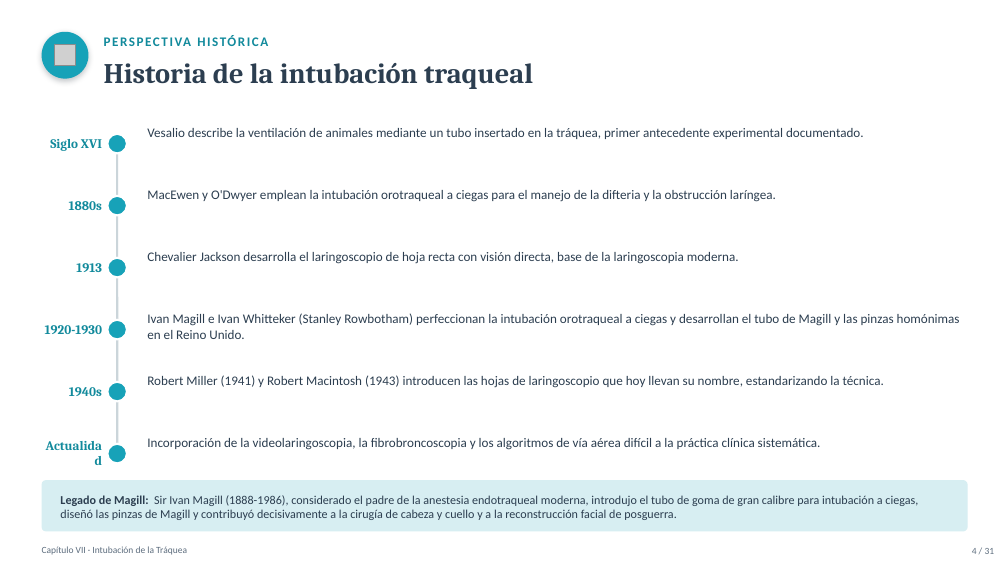
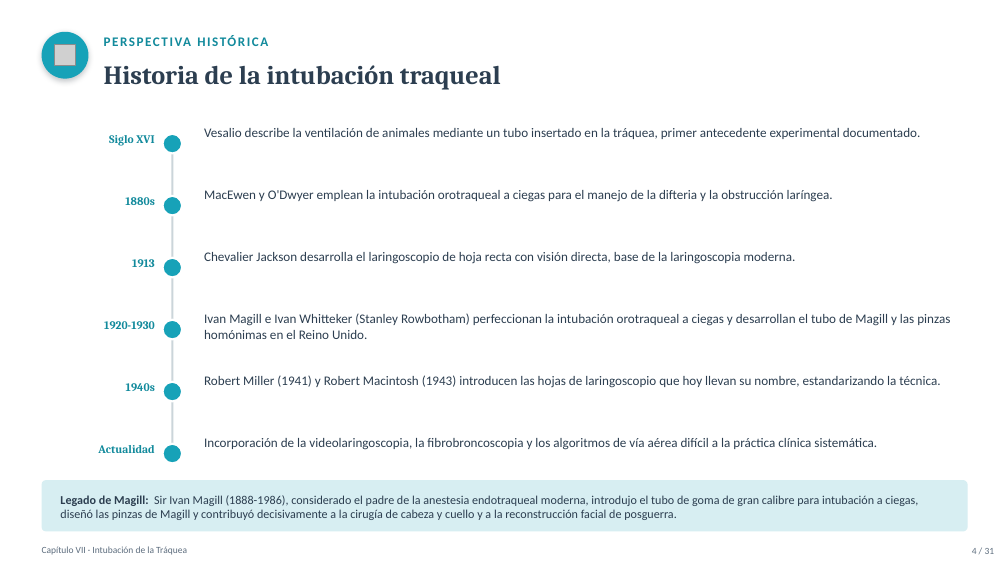
Before and after one commit to lestertavarezr/gpa-academy1, a slide deck: slide 4 of presentaciones/Capitulo_VII_Intubacion_de_la_Traquea.pptx. Drawn at 1008x567 pixels with LibreOffice and Linux fonts; fonts in the diff are those of the drawing; grey boxes stand for pictures. Boxes give left, top, right and bottom in pixels: in the first picture for what was removed or moved away, otherwise in the second. Text is boxed around its words. In the diff, an @@ line names an element or a change of style, - is before the commit and + after.

```diff
--- a/presentaciones/Capitulo_VII_Intubacion_de_la_Traquea.pptx
+++ b/presentaciones/Capitulo_VII_Intubacion_de_la_Traquea.pptx
@@ text "Historia de la intubación traqueal" at [104, 65, 501, 90]: size 27 to 25 pt @@
@@ text "Vesalio describe la ventilación de ...": place and size @@
-text "Vesalio describe la ventilación de ..." at [147, 128, 864, 139]
+text "Vesalio describe la ventilación de ..." at [204, 128, 921, 139]
@@ text "MacEwen y O'Dwyer emplean la ...": place and size @@
-text "MacEwen y O'Dwyer emplean la ..." at [147, 190, 776, 202]
+text "MacEwen y O'Dwyer emplean la ..." at [204, 190, 833, 202]
@@ text "Chevalier Jackson desarrolla el laringoscopio ...": place and size @@
-text "Chevalier Jackson desarrolla el laringoscopio ..." at [147, 252, 739, 264]
+text "Chevalier Jackson desarrolla el laringoscopio ..." at [204, 252, 796, 264]
@@ text "Ivan Magill e Ivan Whitteker ..." rewrapped from [147, 313, 960, 339] to [204, 313, 950, 339] @@
@@ text "Robert Miller (1941) y Robert ...": place and size @@
-text "Robert Miller (1941) y Robert ..." at [147, 375, 884, 388]
+text "Robert Miller (1941) y Robert ..." at [204, 375, 940, 388]
@@ size 12.5 to 11 pt; vertical alignment middle to top in 6 elements at [109, 135, 155, 146], [125, 197, 154, 205], [132, 259, 155, 267], [104, 321, 155, 329], [126, 383, 155, 391], [98, 445, 154, 453] @@
@@ 6 ellipses, 1 line: place and size @@
-6 ellipses, 1 line at [107, 134, 127, 464]
+6 ellipses, 1 line at [163, 134, 182, 464]
@@ text "Incorporación de la videolaringoscopia, la ...": place and size @@
-text "Incorporación de la videolaringoscopia, la ..." at [147, 438, 821, 450]
+text "Incorporación de la videolaringoscopia, la ..." at [204, 438, 877, 450]
```
Also in this commit, not shown: 28 other slides changed, 1 other file.
